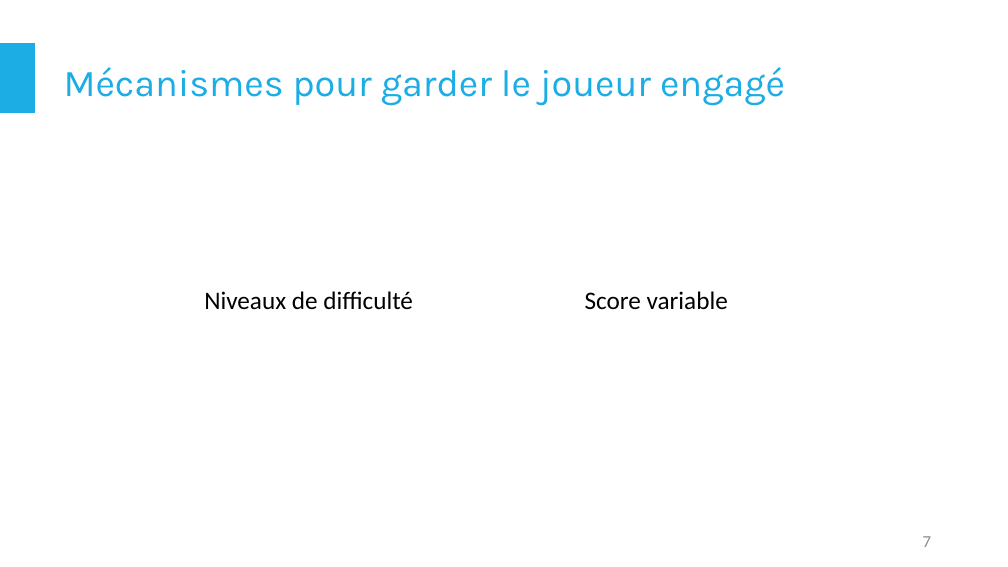
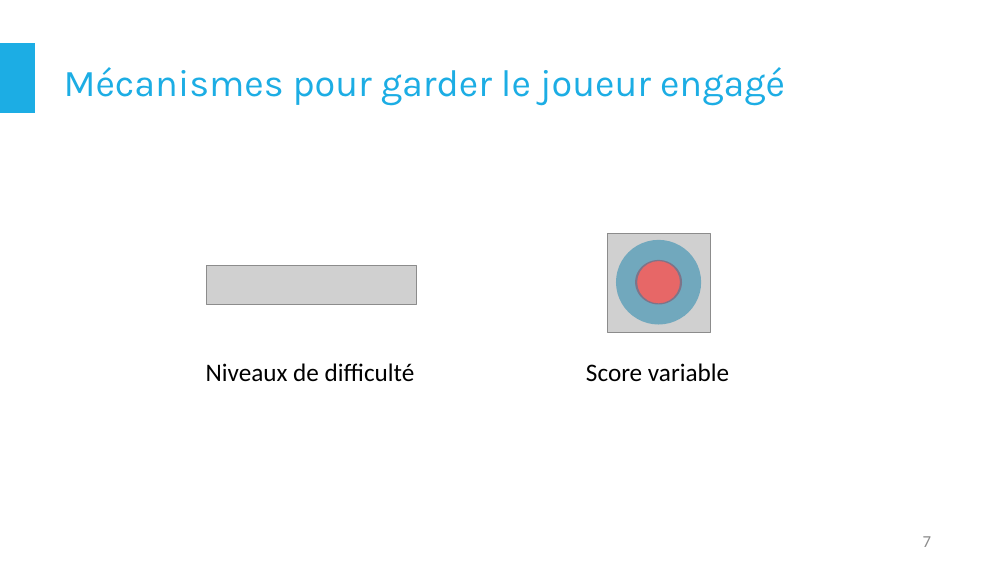
Before and after one commit to LunarX/ProjectTime, a slide deck: slide 7 of Documents/Presentation1.pptx. Drawn at 1008x567 pixels with LibreOffice and Linux fonts; fonts in the diff are those of the drawing; grey boxes stand for pictures. Boxes give left, top, right and bottom in pixels: in the first picture for what was removed or moved away, otherwise in the second. Text is boxed around its words. In the diff, an @@ line names an element or a change of style, - is before the commit and + after.

Commit message:
Finished the presentation 1

```diff
--- a/Documents/Presentation1.pptx
+++ b/Documents/Presentation1.pptx
@@ picture added at (x1=607, y1=234, x2=710, y2=332) @@
@@ picture added at (x1=206, y1=265, x2=417, y2=305) @@
@@ donut added at (x1=616, y1=240, x2=702, y2=324), fill #1482AC at 50% opacity @@
@@ ellipse added at (x1=635, y1=260, x2=682, y2=305), fill #FF0000 at 50% opacity @@
@@ text "Niveaux de difficulté" moved from (x1=204, y1=291, x2=413, y2=310) to (x1=206, y1=363, x2=415, y2=381) @@
@@ text "Score variable" moved from (x1=585, y1=291, x2=728, y2=310) to (x1=586, y1=363, x2=729, y2=381) @@
```
Also in this commit, not shown: 1 other slide changed.
